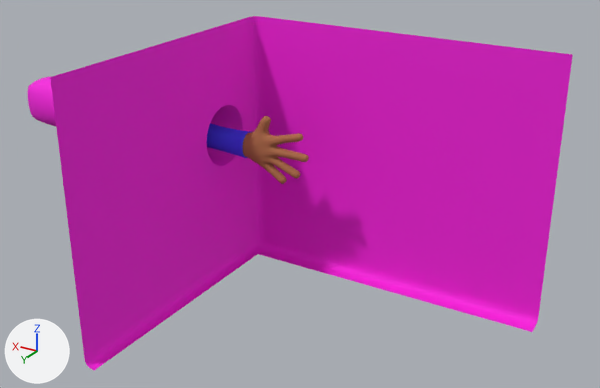
The Blender file BasicHand2.blend as it was, and as the next commit left it.
One viewpoint serves both versions: a 50 mm camera at (-17.8, 27.0, 18.7) aimed at (2.8, -7.3, 1.5). The axes (+X, +Y, +Z) are drawn at lower left. The lights are the same throughout. The first picture is the older version.

The older version as bpy lines, for what is in view:
```python
me_cube_003 = bpy.data.meshes.new('Cube.003')
me_cube_003.from_pydata(...)  # 5740 vertices, 5593 faces; spans x -3.2..3.84, y -0.67..2.65, z -1.8..1.35
me_cube_003.polygons.foreach_set('use_smooth', [True] * 5593)
me_cube_003.materials.append(mat_wall)  # pink #f414db
me_cube_006 = bpy.data.meshes.new('Cube.006')
me_cube_006.from_pydata(...)  # 492 vertices, 490 faces; spans x -1.78..2.0, y -0.65..0.65, z -0.7..6.13
me_cube_006.polygons.foreach_set('use_smooth', [True] * 490)
me_cube_006.materials.append(mat_skin_toon)  # brown #ac6c44
me_cube_007 = bpy.data.meshes.new('Cube.007')
me_cube_007.from_pydata(...)  # 71 vertices, 62 faces; spans x -0.68..0.77, y -0.65..0.65, z -7.25..2.23
me_cube_007.polygons.foreach_set('use_smooth', [True] * 62)
me_cube_007.materials.append(mat_sleeve)  # blue #4238f4
ob_cube = bpy.data.objects.new('Cube', me_cube_003)
ob_cube.location = (5.89, -9.42, 2.97)
ob_cube.scale = (4.65, 4.65, 4.65)
ob_hand_01_001 = bpy.data.objects.new('Hand_01.001', me_cube_006)
ob_hand_01_001.location = (9.64, -9.4, 2.71)
ob_hand_01_001.rotation_euler = (0.0, -1.594, 0.0)  # degrees (0, -91, 0)
_m = ob_hand_01_001.modifiers.new('Subdivision', 'SUBSURF')
ob_sleeve_002 = bpy.data.objects.new('Sleeve.002', me_cube_007)
ob_sleeve_002.location = (9.64, -9.4, 2.71)
ob_sleeve_002.rotation_euler = (0.0, -1.594, 0.0)  # degrees (0, -91, 0)
_m = ob_sleeve_002.modifiers.new('Subdivision', 'SUBSURF')
_m = ob_sleeve_002.modifiers.new('Solidify', 'SOLIDIFY')
_m.thickness = 0.2
_m.offset = 0.0
```
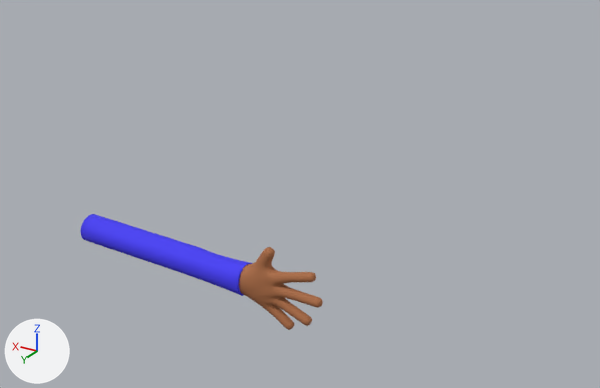
Boxes (x1, y1, x2, y2) around the edits, measured in the pictures (600 x 388 px):
'Cube', hidden (pink): before (28, 16, 573, 370)
'Sleeve.002', moved: before (207, 123, 250, 158); after (81, 214, 252, 296)
'Hand_01.001', moved: before (243, 116, 309, 184); after (239, 247, 323, 330)

Edits to the bpy script that builds the scene:
```text
Change ob_hand_01_001:
    ob_hand_01_001.location: (9.64, -9.4, 2.71) -> (3.36, 0.11, 0.43)
Change ob_sleeve_002:
    ob_sleeve_002.location: (9.64, -9.4, 2.71) -> (3.36, 0.11, 0.43)
Change ob_cube:
    add ob_cube.hide_set(True)
```
